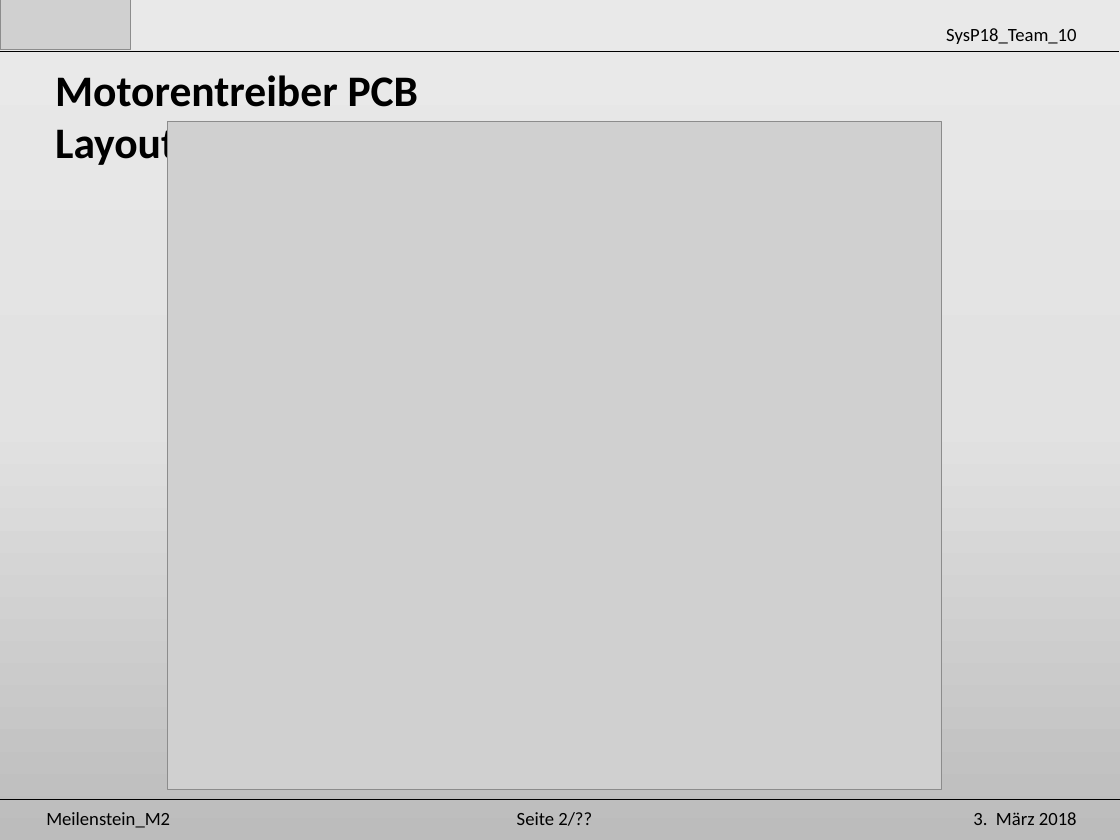
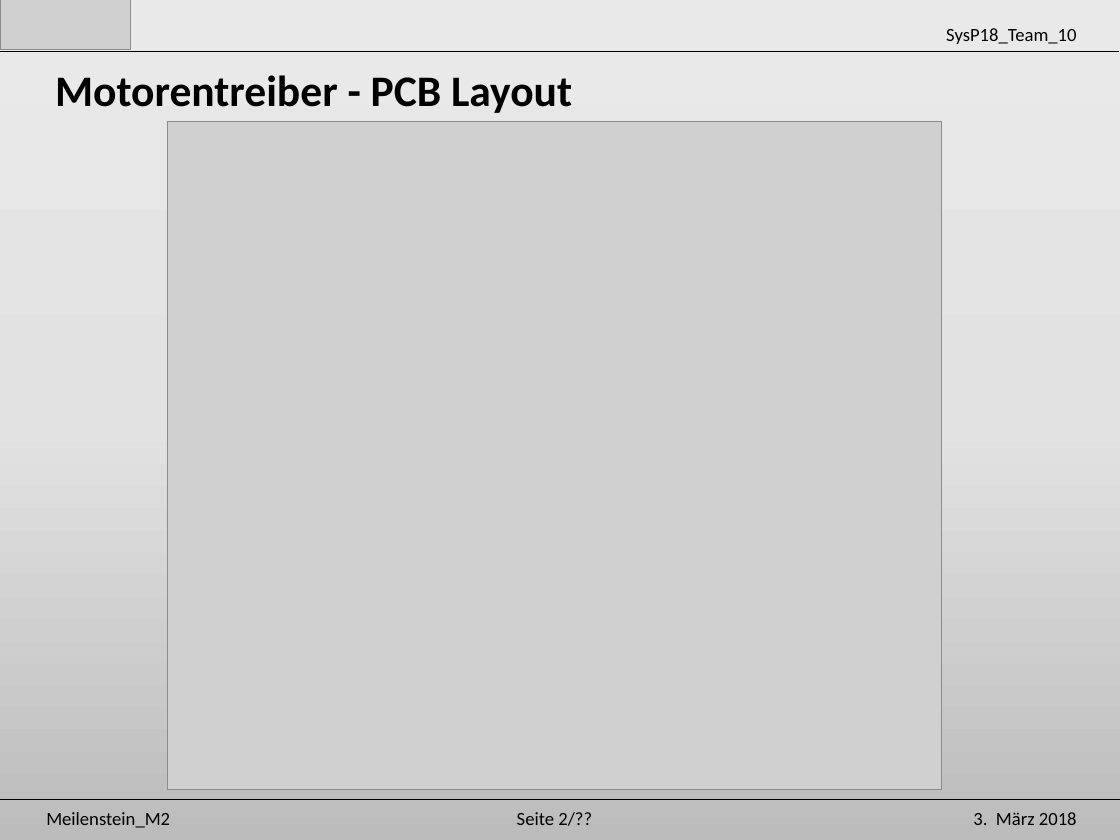
Before and after one commit to Unaqwyn/SysP18_1cv, a slide deck: slide 13 of 01_Organisation/02_Meilensteine/m2/Praesentation_m2.pptx (slide 12 before the commit). Drawn at 1120x840 pixels with LibreOffice and Linux fonts; fonts in the diff are those of the drawing; grey boxes stand for pictures. Boxes give left, top, right and bottom in pixels: in the first picture for what was removed or moved away, otherwise in the second. Text is boxed around its words. In the diff, an @@ line names an element or a change of style, - is before the commit and + after.

```diff
--- a/01_Organisation/02_Meilensteine/m2/Praesentation_m2.pptx
+++ b/01_Organisation/02_Meilensteine/m2/Praesentation_m2.pptx
@@ text at (55,75,572,113): text changed @@
-Motorentreiber PCB Layout
+Motorentreiber - PCB Layout
```
Also in this commit, not shown: 11 other slides changed.
